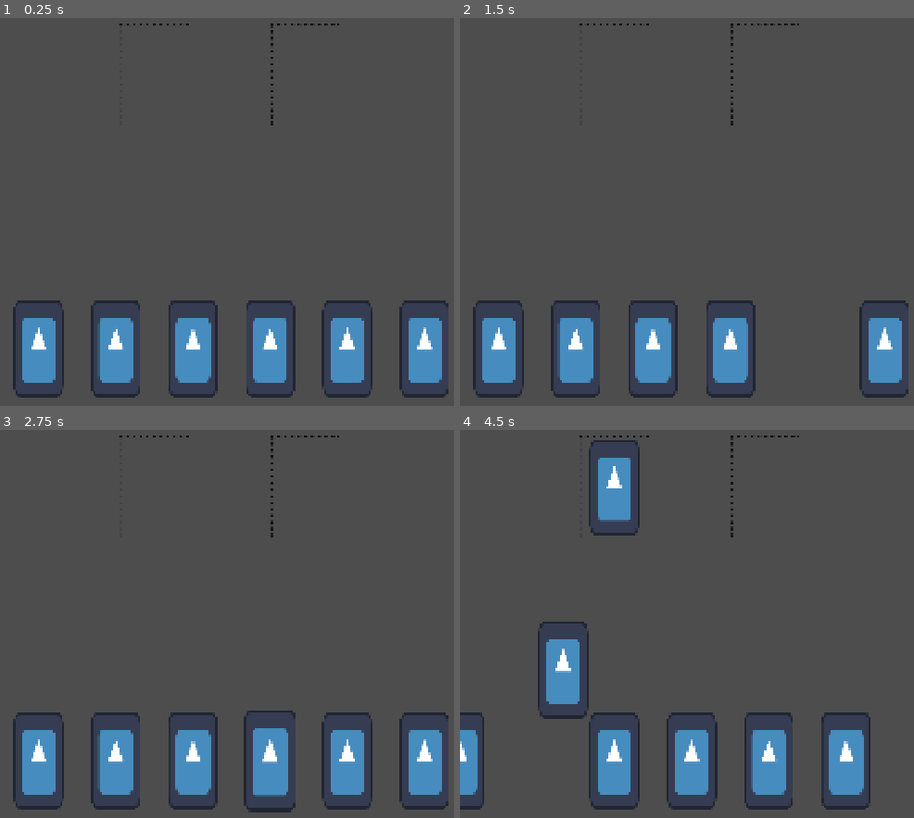
Above: before the commit, frames 1-4 (two rows, left to right).
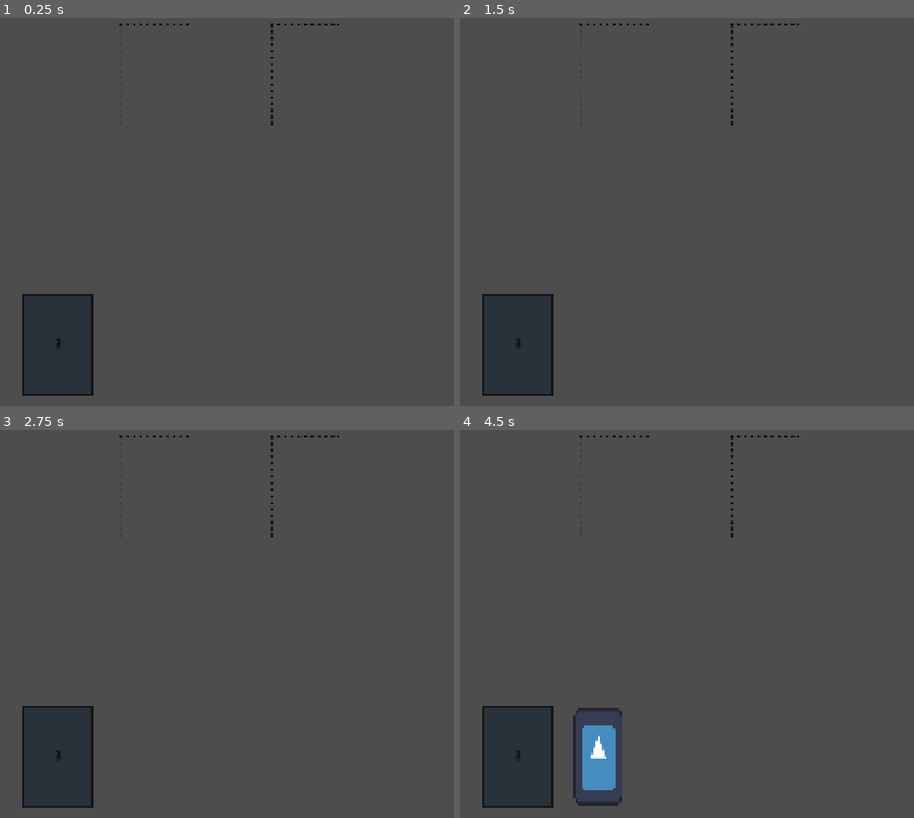
Above: after the commit, the same moments.

Repository: SevvyP/card-game
Game: Godot game, scene res://scenes/main.tscn
Two runs of this game, one before a commit and one after it. Both use one fixed random seed, a clock stepped at 60 frames per second and the inputs below. The engine's default icon, where the game draws it, is replaced by a stand-in: a white triangle on a blue panel in a dark square.
Inputs (mouse positions are in pixels of both pictures, inside the frame that each line leads up to):
- Up to frame 1 (0.25 s): no input
- Up to frame 2 (1.5 s): tap Enter at 0.5 s; drag from (886, 347) to (655, 347) at 0.52 s; drag from (809, 347) to (578, 347) at 1.27 s
- Up to frame 3 (2.75 s): move the mouse to (272, 759) at 2.02 s; click (272, 759) at 2.17 s
- Up to frame 4 (4.5 s): tap Space at 2.75 s; drag from (655, 759) to (614, 488) at 2.77 s; drag from (614, 759) to (614, 488) at 3.52 s; drag from (537, 759) to (614, 488) at 4.27 s

The runs differ from the first frame. In frame 1, 11% of the frame differs, in the area x 2-99%, y 71-98%; in frame 2, 9.8%; in frame 3, 11%; in frame 4, 15%, in the area x 0-91%, y 2-98%.

Commit message:
feat: deck

Diff:
--- a/prefabs/card.tscn
+++ b/prefabs/card.tscn
@@ -7,6 +7,7 @@
 size = Vector2(128, 248)
 
 [node name="card" type="Area2D" unique_id=559843521]
+position = Vector2(150, 890)
 script = ExtResource("1_5tooj")
 metadata/_edit_group_ = true
 
--- a/prefabs/card_slot.tscn
+++ b/prefabs/card_slot.tscn
@@ -1,7 +1,7 @@
 [gd_scene format=3 uid="uid://vghag4v6slk0"]
 
 [ext_resource type="Script" uid="uid://d4aaes0wjfeve" path="res://scripts/card_slot.gd" id="1_nyxi1"]
-[ext_resource type="Texture2D" uid="uid://7u5th3j0nw1j" path="res://sprites/CardSlot.png" id="1_vni0l"]
+[ext_resource type="Texture2D" uid="uid://7u5th3j0nw1j" path="res://sprites/card_slot.png" id="1_vni0l"]
 
 [sub_resource type="RectangleShape2D" id="RectangleShape2D_sugp2"]
 size = Vector2(176, 256)
--- /dev/null
+++ b/prefabs/deck.tscn
@@ -0,0 +1,25 @@
+[gd_scene format=3 uid="uid://d0jvhkthbew38"]
+
+[ext_resource type="Texture2D" uid="uid://lj37mn04lvjm" path="res://sprites/deck.png" id="1_3rtpj"]
+
+[sub_resource type="RectangleShape2D" id="RectangleShape2D_tbgi4"]
+size = Vector2(176, 256)
+
+[node name="deck" type="Area2D" unique_id=740016635]
+metadata/_edit_group_ = true
+
+[node name="Sprite2D" type="Sprite2D" parent="." unique_id=1294901629]
+z_index = -2
+texture = ExtResource("1_3rtpj")
+
+[node name="CollisionShape2D" type="CollisionShape2D" parent="." unique_id=665446321]
+shape = SubResource("RectangleShape2D_tbgi4")
+
+[node name="RichTextLabel" type="RichTextLabel" parent="." unique_id=133169271]
+modulate = Color(0, 0, 0, 1)
+offset_left = -9.0
+offset_top = -28.0
+offset_right = 31.0
+offset_bottom = 12.0
+scale = Vector2(2, 2)
+text = "0"
--- a/scenes/main.tscn
+++ b/scenes/main.tscn
@@ -3,6 +3,9 @@
 [ext_resource type="Script" uid="uid://2ikligx5wwpw" path="res://scripts/card_manager.gd" id="1_0wfyh"]
 [ext_resource type="Script" uid="uid://cxw104mlm1212" path="res://scripts/player_hand.gd" id="2_sugp2"]
 [ext_resource type="PackedScene" uid="uid://vghag4v6slk0" path="res://prefabs/card_slot.tscn" id="3_sugp2"]
+[ext_resource type="PackedScene" uid="uid://d0jvhkthbew38" path="res://prefabs/deck.tscn" id="4_jyhfs"]
+[ext_resource type="Script" uid="uid://dr8jf36ye1e7c" path="res://scripts/deck.gd" id="5_tbgi4"]
+[ext_resource type="Script" uid="uid://cq1u5i80bo8kn" path="res://scripts/input_manager.gd" id="6_tefeu"]
 
 [node name="main" type="Node2D" unique_id=734653755]
 
@@ -12,8 +15,17 @@
 [node name="player_hand" type="Node2D" parent="." unique_id=1551697649]
 script = ExtResource("2_sugp2")
 
+[node name="input_manager" type="Node2D" parent="." unique_id=1170872293]
+script = ExtResource("6_tefeu")
+
 [node name="card_slot" parent="." unique_id=937472320 instance=ExtResource("3_sugp2")]
 position = Vector2(400, 192)
 
 [node name="card_slot2" parent="." unique_id=1557605601 instance=ExtResource("3_sugp2")]
 position = Vector2(792, 192)
+
+[node name="deck" parent="." unique_id=740016635 instance=ExtResource("4_jyhfs")]
+position = Vector2(150, 890)
+collision_layer = 4
+collision_mask = 4
+script = ExtResource("5_tbgi4")
--- a/scripts/card_manager.gd
+++ b/scripts/card_manager.gd
@@ -2,6 +2,7 @@
 
 const COLLISION_MASK_CARD = 1
 const COLLISION_MASK_CARD_SLOT = 2
+const DEFAULT_CARD_MOVE_SPEED = 0.1
 
 var card_being_dragged : Area2D
 var screen_size : Vector2
@@ -13,6 +14,7 @@
 func _ready() -> void:
 	screen_size = get_viewport_rect().size
 	player_hand_reference = $"../player_hand"
+	$"../input_manager".connect("left_mouse_button_released", on_left_click_released)
 
 # Called every frame. 'delta' is the elapsed time since the previous frame.
 func _process(delta: float) -> void:
@@ -21,22 +23,10 @@
 		card_being_dragged.position = Vector2(clamp(mouse_pos.x, 0, screen_size.x),
 			clamp(mouse_pos.y, 0, screen_size.y)) - offset
 
-func _input(event):
-	if event is InputEventMouseButton and event.button_index == MOUSE_BUTTON_LEFT:
-		if event.is_pressed():
-			# raycast check for card
-			var card = raycast_check_for_card()
-			if card:
-				start_drag(card)
-				offset = get_global_mouse_position() - card.position
-		else:
-			if card_being_dragged:
-				finish_drag()
-
-
 func start_drag(card):
 	card_being_dragged = card
 	card.scale = Vector2(1, 1)
+	offset = get_global_mouse_position() - card.position
 
 func finish_drag():
 	card_being_dragged.scale = Vector2(1.05, 1.05)
@@ -48,12 +38,16 @@
 		card_being_dragged.get_node("CollisionShape2D").disabled = true
 		card_slot_found.card_in_slot = true
 	else:
-		player_hand_reference.add_card_to_hand(card_being_dragged)
+		player_hand_reference.add_card_to_hand(card_being_dragged, DEFAULT_CARD_MOVE_SPEED)
 	card_being_dragged = null
 
 func connect_card_signals(card):
 	card.connect("hovered", on_hovered_over_card)
 	card.connect("hovered_off", on_hovered_off_card)
+
+func on_left_click_released():
+	if card_being_dragged:
+		finish_drag()
 
 func on_hovered_over_card(card):
 	if !is_hovering_on_card:
--- /dev/null
+++ b/scripts/deck.gd
@@ -0,0 +1,27 @@
+extends Area2D
+
+const CARD_SCENE_PATH = "res://prefabs/card.tscn"
+const CARD_DRAW_SPEED = 0.2
+
+var player_deck = ["knight", "knight", "knight"]
+
+# Called when the node enters the scene tree for the first time.
+func _ready() -> void:
+	$RichTextLabel.text = str(player_deck.size())
+
+
+func draw_card():
+	var card_drawn = player_deck[0]
+	player_deck.erase(card_drawn)
+
+	if player_deck.size() == 0:
+		$CollisionShape2D.disabled = true
+		$Sprite2D.visible = false
+		$RichTextLabel.visible = false
+
+	$RichTextLabel.text = str(player_deck.size())
+	var card_scene = preload(CARD_SCENE_PATH)
+	var new_card = card_scene.instantiate()
+	$"../card_manager".add_child(new_card)
+	new_card.name = "card"
+	$"../player_hand".add_card_to_hand(new_card, CARD_DRAW_SPEED)
--- /dev/null
+++ b/scripts/input_manager.gd
@@ -0,0 +1,39 @@
+extends Node2D
+
+signal left_mouse_button_clicked
+signal left_mouse_button_released
+
+const COLLISION_MASK_CARD = 1
+const COLLISION_MASK_DECK = 4
+
+var card_manager_reference
+var deck_reference
+
+func _ready() -> void:
+	card_manager_reference = $"../card_manager"
+	deck_reference = $"../deck"
+
+func _input(event):
+	if event is InputEventMouseButton and event.button_index == MOUSE_BUTTON_LEFT:
+		if event.is_pressed():
+			emit_signal("left_mouse_button_clicked")
+			raycast_at_cursor()
+		else:
+			emit_signal("left_mouse_button_released")
+
+func raycast_at_cursor():
+	var space_state = get_world_2d().direct_space_state
+	var parameters = PhysicsPointQueryParameters2D.new()
+	parameters.position = get_global_mouse_position()
+	parameters.collide_with_areas = true
+	var result = space_state.intersect_point(parameters)
+	if result.size() > 0:
+		var result_collision_mask = result[0].collider.collision_mask
+		if result_collision_mask == COLLISION_MASK_CARD:
+			# card click
+			var card_found = result[0].collider
+			if card_found:
+				card_manager_reference.start_drag(card_found)
+		elif result_collision_mask == COLLISION_MASK_DECK:
+			# deck click
+			deck_reference.draw_card()
--- a/scripts/player_hand.gd
+++ b/scripts/player_hand.gd
@@ -1,9 +1,8 @@
 extends Node2D
 
-const HAND_COUNT = 8
-const CARD_SCENE_PATH = "res://prefabs/card.tscn"
 const CARD_WIDTH = 200
-const HAND_Y_POSITION = 900
+const HAND_Y_POSITION = 890
+const DEFAULT_CARD_MOVE_SPEED = 0.1
 
 var player_hand = []
 var center_screen_x
@@ -11,38 +10,32 @@
 # Called when the node enters the scene tree for the first time.
 func _ready() -> void:
 	center_screen_x = get_viewport().size.x / 2
-	var card_scene = preload(CARD_SCENE_PATH)
-	for i in range(HAND_COUNT):
-		var new_card = card_scene.instantiate()
-		$"../card_manager".add_child(new_card)
-		new_card.name = "card"
-		add_card_to_hand(new_card)
 
-func add_card_to_hand(card):
+func add_card_to_hand(card, speed):
 	if card not in player_hand:
 		player_hand.insert(0, card)
-		update_hand_positions()
+		update_hand_positions(speed)
 	else:
-		animate_card_to_position(card, card.position_in_hand)
+		animate_card_to_position(card, card.position_in_hand, DEFAULT_CARD_MOVE_SPEED)
 
-func update_hand_positions():
+func update_hand_positions(speed):
 	for i in range(player_hand.size()):
 		# get new card position based on index
 		var new_position = Vector2(calculate_card_position(i), HAND_Y_POSITION)
 		var card = player_hand[i]
 		card.position_in_hand = new_position
-		animate_card_to_position(card, new_position)
+		animate_card_to_position(card, new_position, speed)
 
 func calculate_card_position(i):
 	var total_width = (player_hand.size() - 1) * CARD_WIDTH
 	var x_offset = center_screen_x + i * CARD_WIDTH - total_width / 2
 	return x_offset
 
-func animate_card_to_position(card, new_position):
+func animate_card_to_position(card, new_position, speed):
 	var tween = get_tree().create_tween()
-	tween.tween_property(card, "position", new_position, 0.1)
+	tween.tween_property(card, "position", new_position, speed)
 
 func remove_card_from_hand(card):
 	if card in player_hand:
 		player_hand.erase(card)
-		update_hand_positions()
+		update_hand_positions(DEFAULT_CARD_MOVE_SPEED)
Not shown, added: scripts/deck.gd.uid
Not shown, added: scripts/input_manager.gd.uid
Renamed: sprites/CardSlot.png -> sprites/card_slot.png
Not shown, added: sprites/card_slot.png.import
Binary file added: sprites/deck.png
Not shown, changed: sprites/deck.png.import
Not shown, added: scenes/main.tscn7971741080.tmp
Not shown, added: scenes/main.tscn7981299209.tmp
